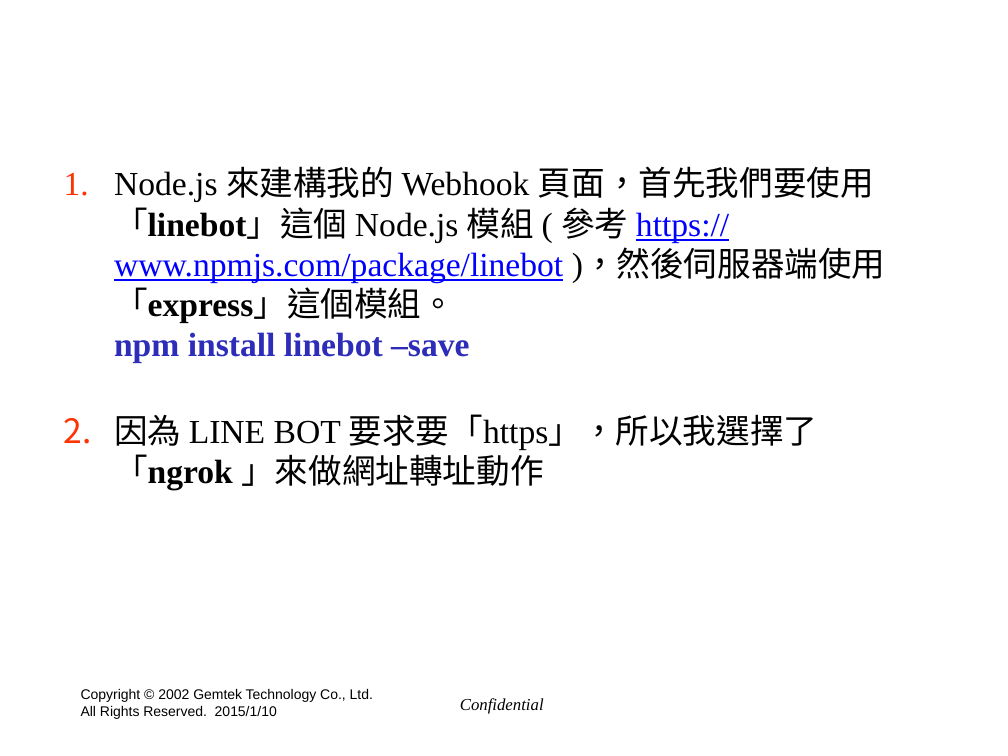
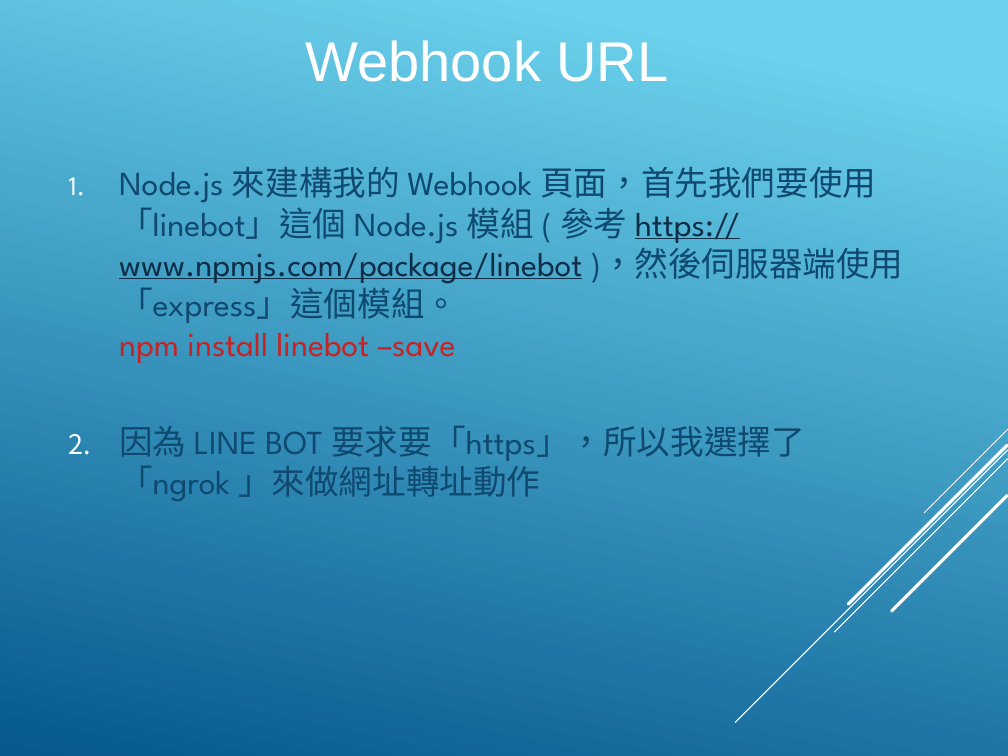
Before and after one commit to hyper570908/nodeDemo, a slide deck: slide 21 of doc/Line_BOT.pptx (slide 10 before the commit). Drawn at 1008x756 pixels with LibreOffice and Linux fonts; fonts in the diff are those of the drawing; background and template pictures are left out. Boxes give left, top, right and bottom in pixels: in the first picture for what was removed or moved away, otherwise in the second. Text is boxed around its words. In the diff, an @@ line names an element or a change of style, - is before the commit and + after.

Commit message:
[0.0.17] Update line bot ppt

```diff
--- a/doc/Line_BOT.pptx
+++ b/doc/Line_BOT.pptx
@@ background picture (left out) to gradient #6ED2EB to #06588E @@
@@ text "Node.js 來建構我的 Webhook 頁面，首先我們要使用 「linebot」這個 ..." at (119,167,904,501): font Times New Roman to League Spartan; text colour #000000 to #0F496F in "Node.js 來建構我的 Webhook 頁面，首先我們要使用 「linebot」這個 Node.js 模組 ...", "因為 LINE BOT 要求要「https」，所以我選擇了「ngrok 」來做網址轉址動作"; text colour #0000FF to #0D2E46 in "https://www.npmjs.com/package/linebot"; text colour #2D2DB9 to #C62324 in "npm install linebot –save"; bold off in "「linebot」這個 )，然後伺服器端使用「express」這個模組。 npm install linebot –sa ...", "要求要「https」，所以我選擇了「ngrok"; more space between paragraphs @@
@@ group added at (736,429,1008,723): 5 lines @@
@@ text removed at (81,689,373,719) @@
-Copyright © 2002 Gemtek Technology Co., Ltd.
-All Rights Reserved. 2015/1/10
@@ text removed at (460,698,544,714) @@
-Confidential
```
Also in this commit, not shown: 16 other slides changed, 12 slides added, 1 slide removed.
